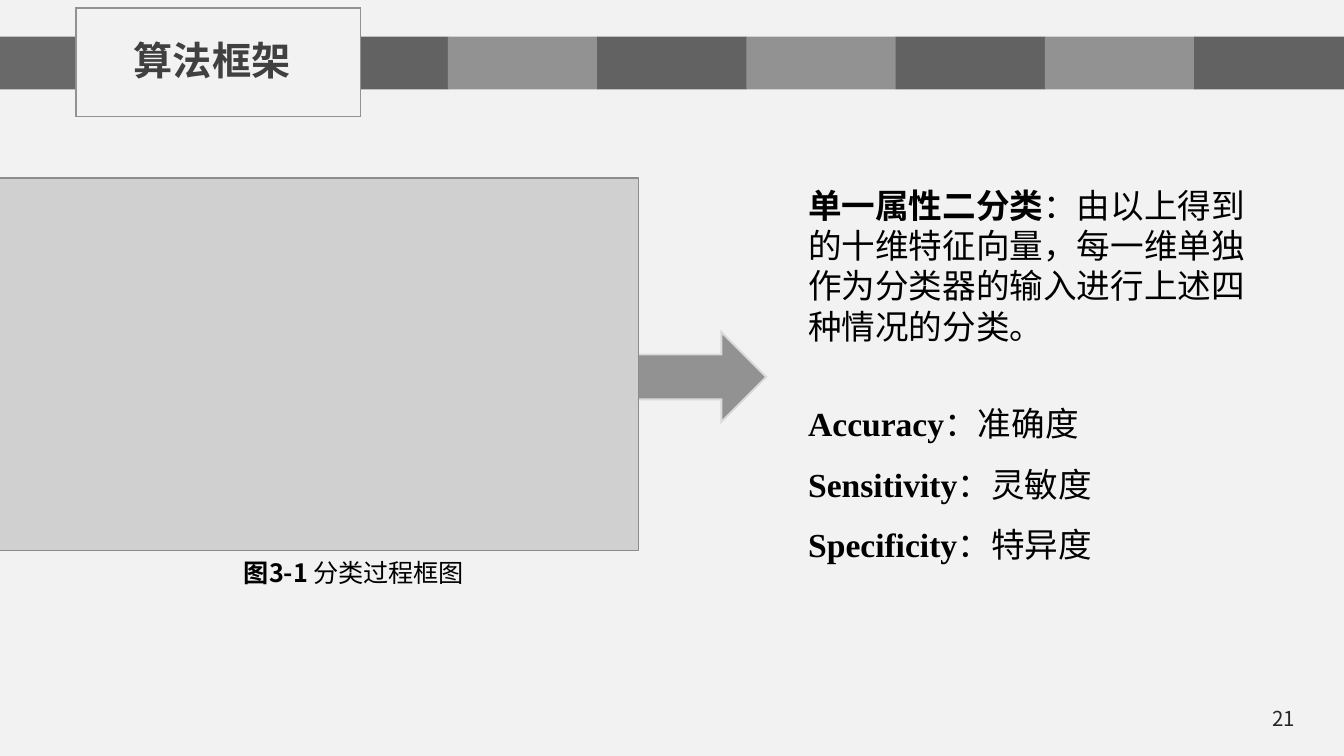
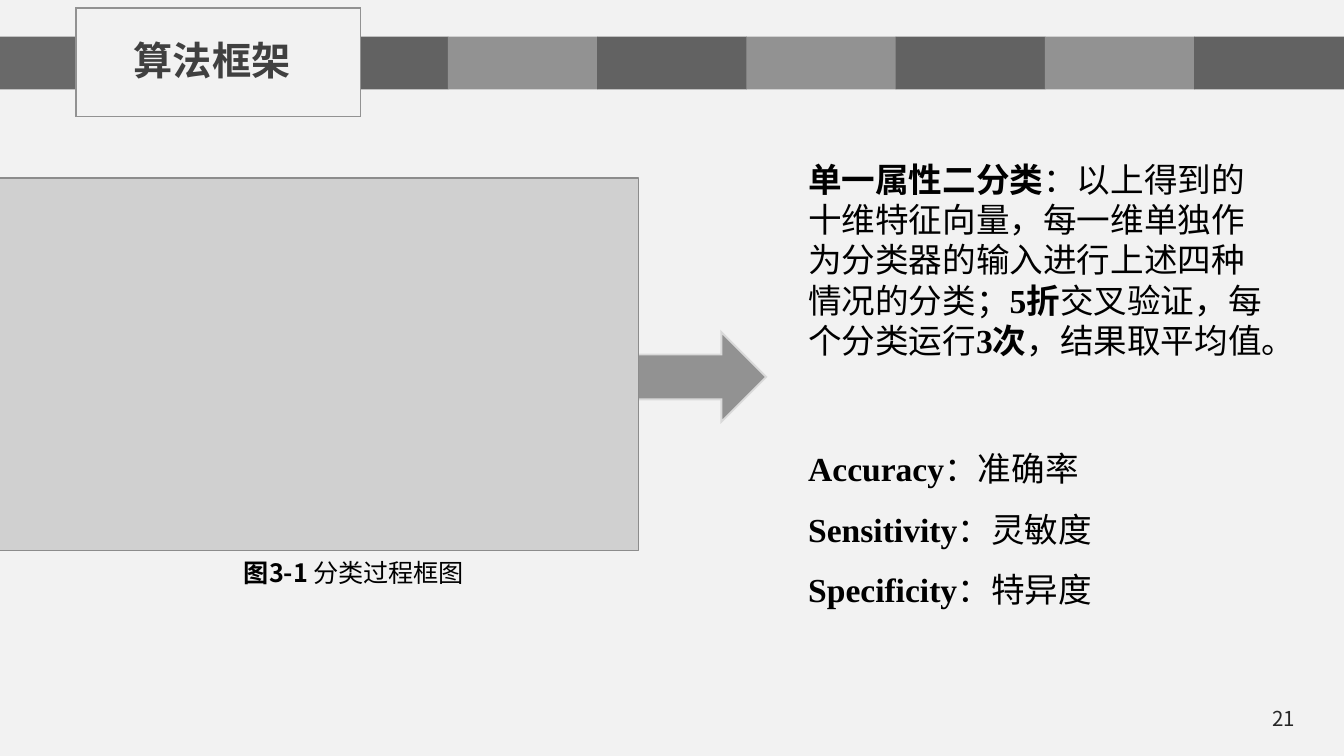
Before and after one commit to chenshuaihua/Graduate, a slide deck: slide 21 of 毕设文件/陈帅华-2016014016-自实1601-中期答辩.pptx. Drawn at 1344x756 pixels with LibreOffice and Linux fonts; fonts in the diff are those of the drawing; grey boxes stand for pictures; background and template pictures are left out. Boxes give left, top, right and bottom in pixels: in the first picture for what was removed or moved away, otherwise in the second. Text is boxed around its words. In the diff, an @@ line names an element or a change of style, - is before the commit and + after.

```diff
--- a/毕设文件/陈帅华-2016014016-自实1601-中期答辩.pptx
+++ b/毕设文件/陈帅华-2016014016-自实1601-中期答辩.pptx
@@ text at box(808, 163, 1295, 357): text changed @@
-单一属性二分类：由以上得到的十维特征向量，每一维单独作为分类器的输入进行上述四种情况的分类。
+单一属性二分类：以上得到的十维特征向量，每一维单独作为分类器的输入进行上述四种情况的分类；5折交叉验证，每个分类运行3次，结果取平均值。
@@ text "Accuracy：准确率": place and size @@
-text "Accuracy：准确率" at box(808, 410, 1092, 564)
+text "Accuracy：准确率" at box(808, 455, 1092, 609)
@@ text at box(808, 455, 1079, 488): text changed @@
-Accuracy：准确度
+Accuracy：准确率
```
Also in this commit, not shown: 5 other slides changed, 16 slides added, 3 other files.
